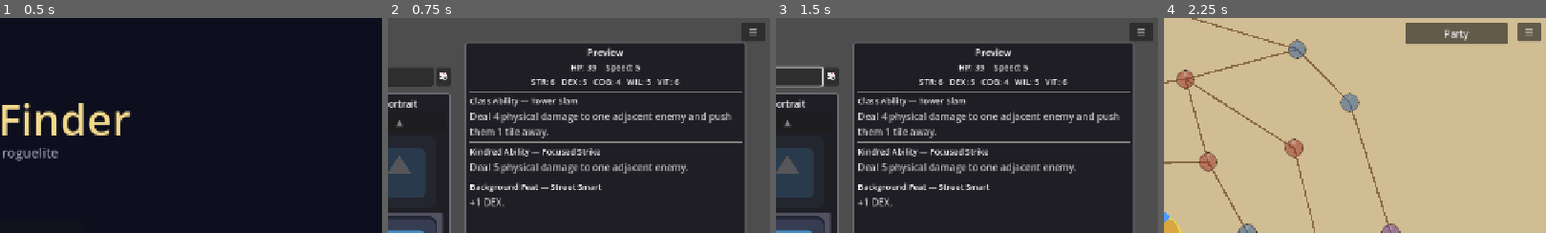
Above: before the commit, frames 1-4 (left to right).
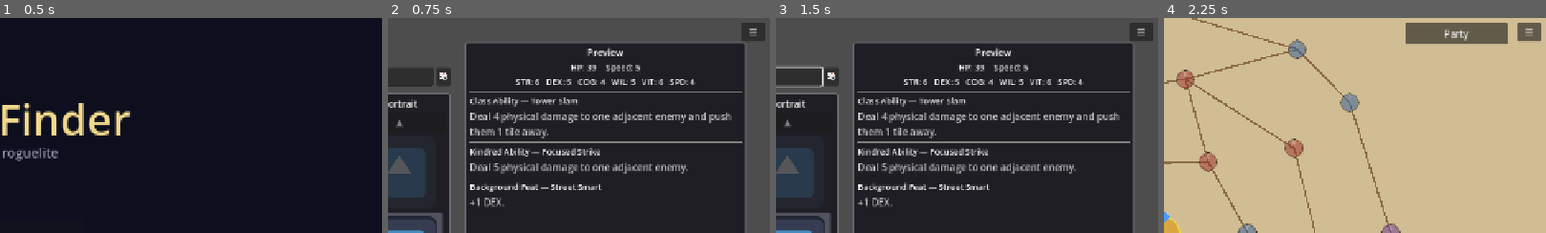
Above: after the commit, the same moments.

Repository: caleb-the-dev/RogueFinder
Game: Godot game, scene res://main.tscn
The game is run twice, just before and just after one commit, with the same random seed, the same clock (stepped at 60 frames per second) and the same inputs. The engine's default icon, where the game draws it, is replaced by a stand-in: a white triangle on a blue panel in a dark square.
Inputs (mouse positions are % of the whole screen's width and height, from its top left):
- Up to frame 1 (0.5 s): no input
- Up to frame 2 (0.75 s): click "Start New Run" at 0.5 s
- Up to frame 3 (1.5 s): click (30, 14) at 1.27 s; type "Alex" at 1.35 s
- Up to frame 4 (2.25 s): click "Begin Run" at 2 s
The pictures show only the part of the screen within x 50-100%, y 0-50%; the shares and areas given below are measured in that part.

Frame 1 is identical in both runs. In frame 2, 0.9% of the frame differs, in the area x 33-81%, y 28-32%; in frame 3, 0.9%; in frame 4, nothing differs.

Commit message:
feat: show SPD in character creation preview

Diff:
--- a/rogue-finder/scripts/ui/CharacterCreationManager.gd
+++ b/rogue-finder/scripts/ui/CharacterCreationManager.gd
@@ -29,6 +29,7 @@
 var _preview_cog_lbl:       Label = null
 var _preview_wil_lbl:       Label = null
 var _preview_vit_lbl:       Label = null
+var _preview_spd_lbl:       Label = null
 var _preview_class_name:    Label = null
 var _preview_class_desc:    Label = null
 var _preview_kindred_name:  Label = null
@@ -317,11 +318,13 @@
 	_preview_cog_lbl = _make_stat_label("COG: —")
 	_preview_wil_lbl = _make_stat_label("WIL: —")
 	_preview_vit_lbl = _make_stat_label("VIT: —")
+	_preview_spd_lbl = _make_stat_label("SPD: —")
 	attr_row.add_child(_preview_str_lbl)
 	attr_row.add_child(_preview_dex_lbl)
 	attr_row.add_child(_preview_cog_lbl)
 	attr_row.add_child(_preview_wil_lbl)
 	attr_row.add_child(_preview_vit_lbl)
+	attr_row.add_child(_preview_spd_lbl)
 
 	col.add_child(HSeparator.new())
 
@@ -422,6 +425,8 @@
 	var hp: int    = 10 + kindred_data.hp_bonus + vit_val * 4
 	var speed: int = 1  + kindred_data.speed_bonus + class_data.stat_bonuses.get("dexterity", 0) \
 		+ kindred_data.stat_bonuses.get("dexterity", 0) + bg_data.stat_bonuses.get("dexterity", 0)
+	var spd_val: int = 4 + kindred_data.stat_bonuses.get("spd", 0) \
+		+ class_data.stat_bonuses.get("spd", 0) + bg_data.stat_bonuses.get("spd", 0)
 
 	var class_ab := AbilityLibrary.get_ability(class_data.starting_ability_id)
 	var kindred_ab := AbilityLibrary.get_ability(kindred_data.starting_ability_id)
@@ -430,7 +435,7 @@
 	var data := {
 		"hp": hp,
 		"speed": speed,
-		"str": str_val, "dex": dex_val, "cog": cog_val, "wil": wil_val, "vit": vit_val,
+		"str": str_val, "dex": dex_val, "cog": cog_val, "wil": wil_val, "vit": vit_val, "spd": spd_val,
 		"class_ability_name":   class_ab.ability_name,
 		"class_ability_desc":   class_ab.description,
 		"kindred_ability_name": kindred_ab.ability_name,
@@ -447,6 +452,7 @@
 		_preview_cog_lbl.text   = "COG: %d" % cog_val
 		_preview_wil_lbl.text   = "WIL: %d" % wil_val
 		_preview_vit_lbl.text   = "VIT: %d" % vit_val
+		_preview_spd_lbl.text   = "SPD: %d" % spd_val
 		_preview_class_name.text   = "Class Ability — %s" % class_ab.ability_name
 		_preview_class_desc.text   = class_ab.description
 		_preview_kindred_name.text = "Kindred Ability — %s" % kindred_ab.ability_name
